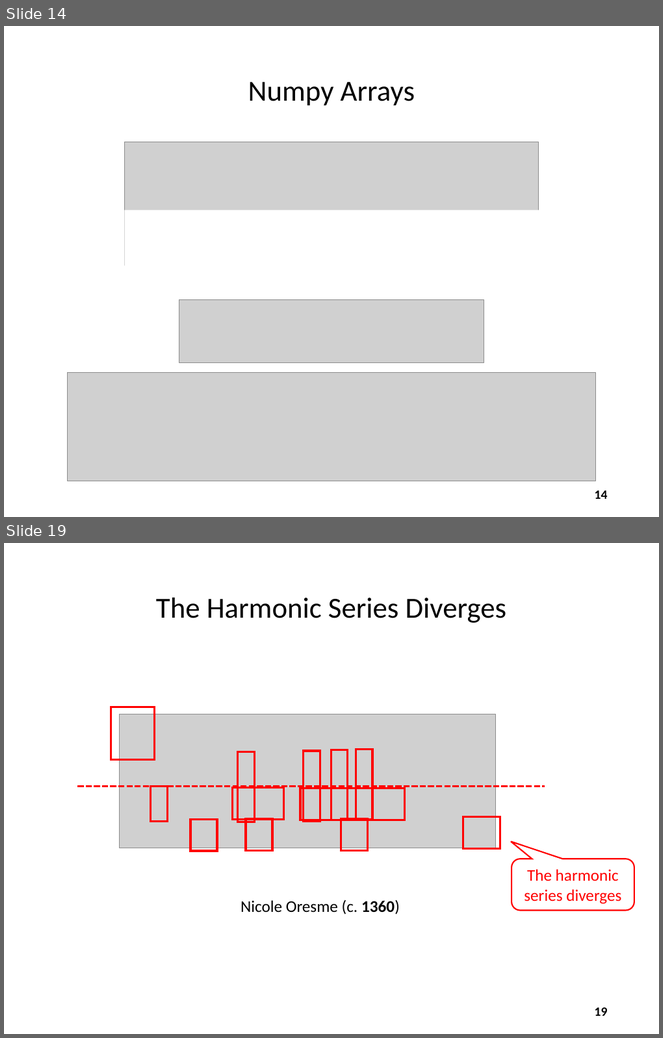
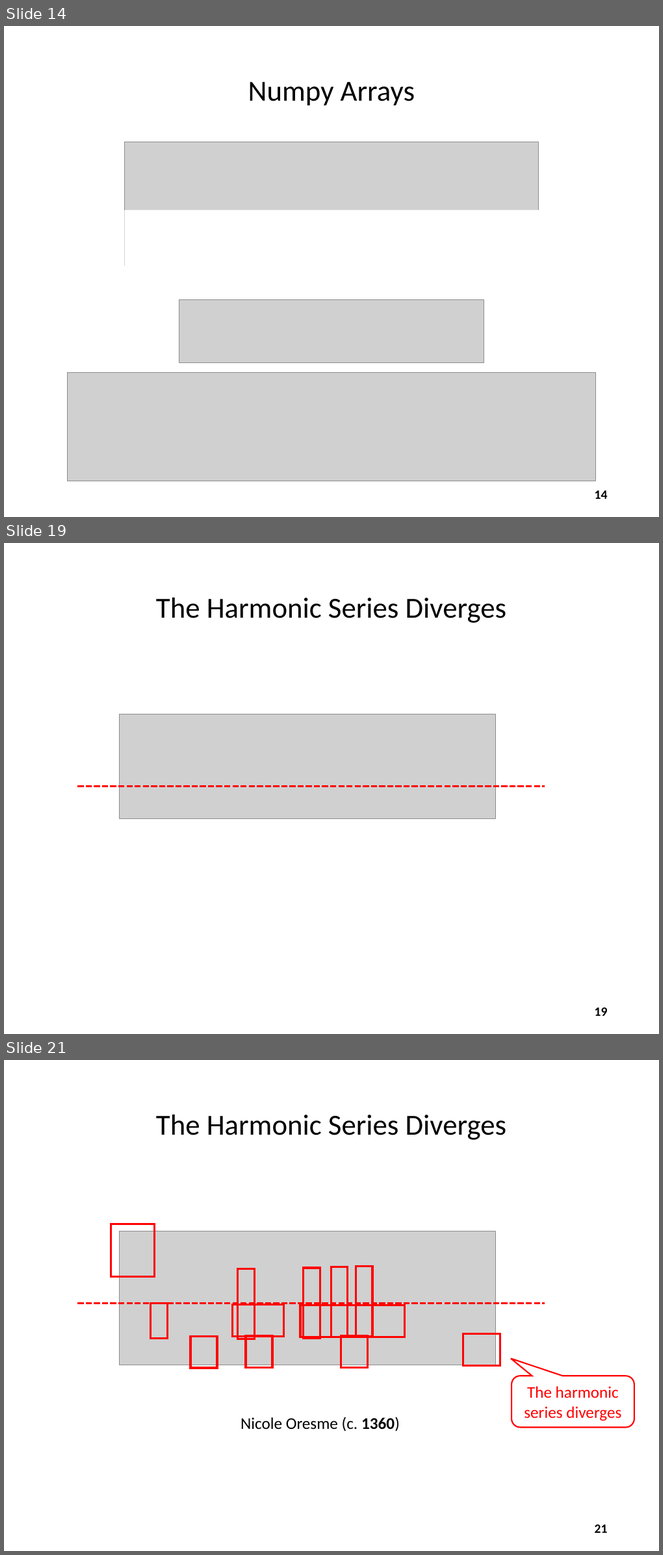
Before and after one commit to dbiersach/csi-spark-prep, a slide deck: slides/Session 02 - Arrays and Algorithms/Session 02 - Arrays and Algorithms.pptx. Shown one above the other, each under a label of ours: slides 14 and 19 before the commit, slides 14, 19 and 21 after it; the slides between them are not shown. The pictures are 663x1038 and 663x1555 pixels, drawn with LibreOffice and Linux fonts; fonts in the diff are those of the drawing; grey boxes stand for pictures. Boxes give left, top, right and bottom in pixels: in the first picture for what was removed or moved away, otherwise in the second. Text is boxed around its words. In the diff, an @@ line names an element or a change of style, - is before the commit and + after.

```diff
--- a/slides/Session 02 - Arrays and Algorithms/Session 02 - Arrays and Algorithms.pptx
+++ b/slides/Session 02 - Arrays and Algorithms/Session 02 - Arrays and Algorithms.pptx
@@ slide 19 added at box(4, 543, 659, 1034), background #FFFFFF @@
@@ text added at box(156, 598, 507, 623), 32 pt, text #000000 @@
+The Harmonic Series Diverges
@@ picture added at box(119, 715, 495, 819) @@
@@ line added from (77, 786) to (545, 786), #FF0000 2.25 pt dashed @@
@@ page number added at box(595, 1008, 608, 1016), 14 pt, text #000000, bold @@
+19
@@ what was slide 19 is now slide 21 @@
@@ page number at box(595, 1525, 608, 1533): text changed @@
-19
+21
```
Also in this commit, not shown: 7 slides changed, 1 other slide added, 3 other files.
